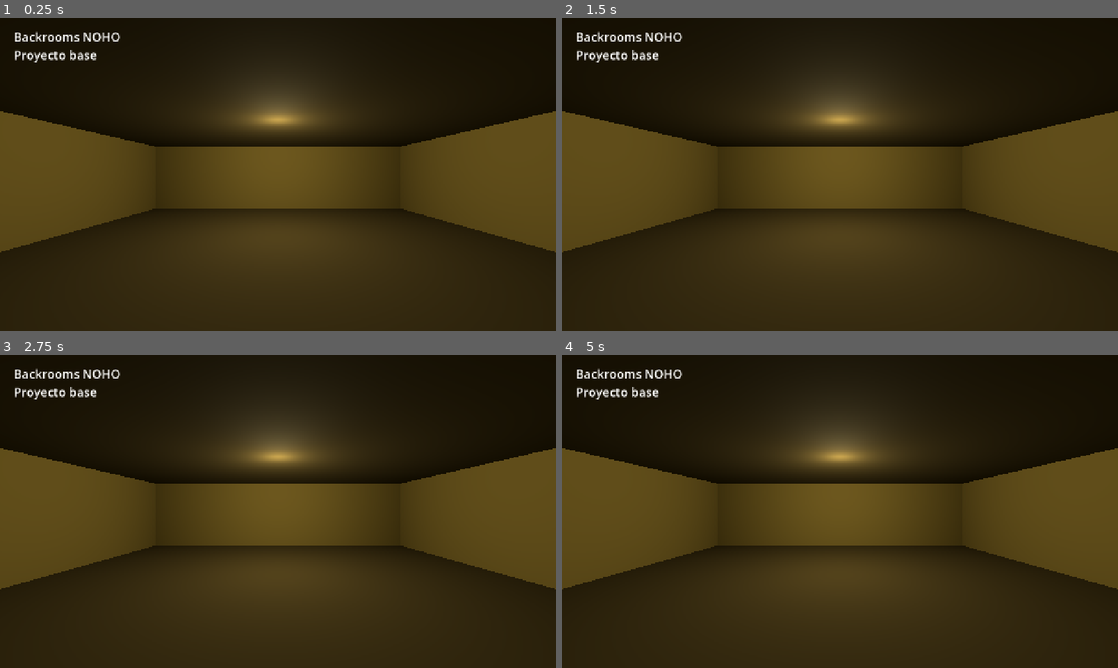
Above: before the commit, frames 1-4 (two rows, left to right).
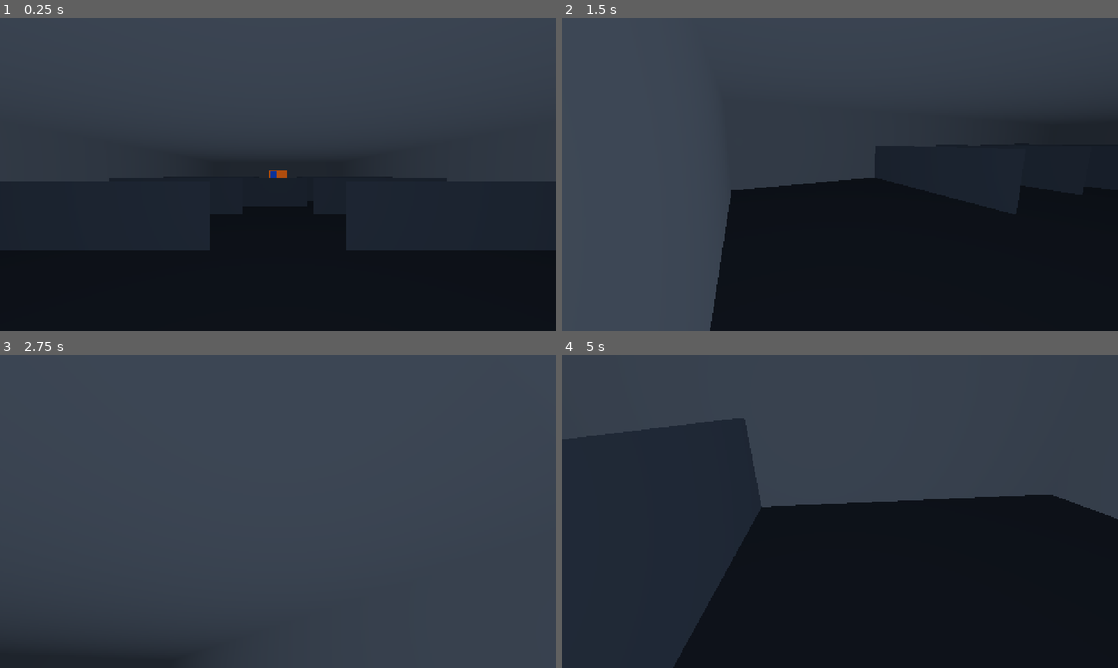
Above: after the commit, the same moments.

Repository: portacha/backrooms-noho-godot
Game: Godot game, scene res://scenes/levels/prologue.tscn
Same seed, same stepped clock (60 frames per second), same inputs: the game is played once before the commit and once after it. Before the commit the project starts from res://scenes/main.tscn.
Inputs (mouse positions are in pixels of both pictures, inside the frame that each line leads up to):
- Up to frame 1 (0.25 s): no input
- Up to frame 2 (1.5 s): tap Enter at 0.5 s; move the mouse to (962, 158) at 0.52 s; hold D (move_right, bound only after the commit) 0.53-1.28 s; hold Shift (sprint, bound only after the commit) 0.53-1.28 s; click (962, 158) at 0.67 s; move the mouse to (728, 190) at 1.27 s; hold S (move_back, bound only after the commit) from 1.28 s (still down); tap Shift (sprint, bound only after the commit) at 1.35 s; click (728, 190) at 1.42 s
- Up to frame 3 (2.75 s): move the mouse to (333, 442) at 2.02 s; release S (move_back, bound only after the commit) at 2.03 s; hold D (move_right, bound only after the commit) from 2.03 s (still down); hold Shift (sprint, bound only after the commit) from 2.03 s (still down); click (333, 442) at 2.17 s
- Up to frame 4 (5 s): tap Space at 2.75 s; move the mouse to (812, 574) at 2.77 s; release D (move_right, bound only after the commit) at 2.78 s; release Shift (sprint, bound only after the commit) at 2.78 s; hold W (move_forward, bound only after the commit) 2.78-3.53 s; tap Shift (sprint, bound only after the commit) at 2.85, 4.35 s; click (812, 574) at 2.92 s; move the mouse to (1006, 558) at 3.52 s; hold Shift (sprint, bound only after the commit) 3.53-4.28 s; hold A (move_left, bound only after the commit) from 3.53 s (still down); click (1006, 558) at 3.67 s; tap Escape (ui_cancel) at 4.15 s; move the mouse to (673, 464) at 4.27 s; click (673, 464) at 4.42 s

The runs differ from the first frame. In frame 1, 100% of the frame differs, in the area x 0-100%, y 0-100%; in frame 2, 99%; in frame 3, 100%; in frame 4, 99%.

Commit message:
Se agregan los controles iniciales

Diff:
--- a/project.godot
+++ b/project.godot
@@ -11,7 +11,7 @@
 [application]
 
 config/name="Backrooms NOHO"
-run/main_scene="res://scenes/main.tscn"
+run/main_scene="res://scenes/levels/prologue.tscn"
 config/features=PackedStringArray("4.7", "GL Compatibility")
 
 [display]
@@ -24,6 +24,50 @@
 
 import/blender/enabled=false
 
+[input]
+
+move_forward={
+"deadzone": 0.2,
+"events": [Object(InputEventKey,"resource_local_to_scene":false,"resource_name":"","device":16,"window_id":0,"alt_pressed":false,"shift_pressed":false,"ctrl_pressed":false,"meta_pressed":false,"pressed":false,"keycode":0,"physical_keycode":87,"key_label":0,"unicode":0,"location":0,"echo":false,"script":null)
+, Object(InputEventKey,"resource_local_to_scene":false,"resource_name":"","device":16,"window_id":0,"alt_pressed":false,"shift_pressed":false,"ctrl_pressed":false,"meta_pressed":false,"pressed":false,"keycode":0,"physical_keycode":4194320,"key_label":0,"unicode":0,"location":0,"echo":false,"script":null)
+]
+}
+move_back={
+"deadzone": 0.2,
+"events": [Object(InputEventKey,"resource_local_to_scene":false,"resource_name":"","device":16,"window_id":0,"alt_pressed":false,"shift_pressed":false,"ctrl_pressed":false,"meta_pressed":false,"pressed":false,"keycode":0,"physical_keycode":83,"key_label":0,"unicode":0,"location":0,"echo":false,"script":null)
+, Object(InputEventKey,"resource_local_to_scene":false,"resource_name":"","device":16,"window_id":0,"alt_pressed":false,"shift_pressed":false,"ctrl_pressed":false,"meta_pressed":false,"pressed":false,"keycode":0,"physical_keycode":4194322,"key_label":0,"unicode":0,"location":0,"echo":false,"script":null)
+]
+}
+move_left={
+"deadzone": 0.2,
+"events": [Object(InputEventKey,"resource_local_to_scene":false,"resource_name":"","device":16,"window_id":0,"alt_pressed":false,"shift_pressed":false,"ctrl_pressed":false,"meta_pressed":false,"pressed":false,"keycode":0,"physical_keycode":65,"key_label":0,"unicode":0,"location":0,"echo":false,"script":null)
+, Object(InputEventKey,"resource_local_to_scene":false,"resource_name":"","device":16,"window_id":0,"alt_pressed":false,"shift_pressed":false,"ctrl_pressed":false,"meta_pressed":false,"pressed":false,"keycode":0,"physical_keycode":4194319,"key_label":0,"unicode":0,"location":0,"echo":false,"script":null)
+]
+}
+move_right={
+"deadzone": 0.2,
+"events": [Object(InputEventKey,"resource_local_to_scene":false,"resource_name":"","device":16,"window_id":0,"alt_pressed":false,"shift_pressed":false,"ctrl_pressed":false,"meta_pressed":false,"pressed":false,"keycode":0,"physical_keycode":68,"key_label":0,"unicode":0,"location":0,"echo":false,"script":null)
+, Object(InputEventKey,"resource_local_to_scene":false,"resource_name":"","device":16,"window_id":0,"alt_pressed":false,"shift_pressed":false,"ctrl_pressed":false,"meta_pressed":false,"pressed":false,"keycode":0,"physical_keycode":4194321,"key_label":0,"unicode":0,"location":0,"echo":false,"script":null)
+]
+}
+sprint={
+"deadzone": 0.2,
+"events": [Object(InputEventKey,"resource_local_to_scene":false,"resource_name":"","device":16,"window_id":0,"alt_pressed":false,"shift_pressed":false,"ctrl_pressed":false,"meta_pressed":false,"pressed":false,"keycode":0,"physical_keycode":4194325,"key_label":0,"unicode":0,"location":0,"echo":false,"script":null)
+]
+}
+flashlight={
+"deadzone": 0.2,
+"events": [Object(InputEventKey,"resource_local_to_scene":false,"resource_name":"","device":16,"window_id":0,"alt_pressed":false,"shift_pressed":false,"ctrl_pressed":false,"meta_pressed":false,"pressed":false,"keycode":0,"physical_keycode":70,"key_label":0,"unicode":0,"location":0,"echo":false,"script":null)
+, Object(InputEventMouseButton,"resource_local_to_scene":false,"resource_name":"","device":32,"window_id":0,"alt_pressed":false,"shift_pressed":false,"ctrl_pressed":false,"meta_pressed":false,"button_mask":0,"position":Vector2(0, 0),"global_position":Vector2(0, 0),"factor":1.0,"button_index":2,"canceled":false,"pressed":false,"double_click":false,"script":null)
+]
+}
+interact={
+"deadzone": 0.2,
+"events": [Object(InputEventKey,"resource_local_to_scene":false,"resource_name":"","device":16,"window_id":0,"alt_pressed":false,"shift_pressed":false,"ctrl_pressed":false,"meta_pressed":false,"pressed":false,"keycode":0,"physical_keycode":69,"key_label":0,"unicode":0,"location":0,"echo":false,"script":null)
+, Object(InputEventMouseButton,"resource_local_to_scene":false,"resource_name":"","device":32,"window_id":0,"alt_pressed":false,"shift_pressed":false,"ctrl_pressed":false,"meta_pressed":false,"button_mask":0,"position":Vector2(0, 0),"global_position":Vector2(0, 0),"factor":1.0,"button_index":1,"canceled":false,"pressed":false,"double_click":false,"script":null)
+]
+}
+
 [rendering]
 
 renderer/rendering_method="gl_compatibility"
--- /dev/null
+++ b/scenes/levels/prologue.tscn
@@ -0,0 +1,271 @@
+[gd_scene load_steps=11 format=3]
+
+[ext_resource type="PackedScene" path="res://scenes/player/player.tscn" id="1_player"]
+[ext_resource type="AudioStream" path="res://assets/audio/ambient/office_hum_loop.ogg" id="2_hum"]
+
+[sub_resource type="Environment" id="Env"]
+background_mode = 1
+background_color = Color(0.02, 0.025, 0.03, 1)
+ambient_light_source = 2
+ambient_light_color = Color(0.55, 0.62, 0.72, 1)
+ambient_light_energy = 0.55
+fog_enabled = true
+fog_light_color = Color(0.03, 0.04, 0.05, 1)
+fog_density = 0.06
+
+[sub_resource type="StandardMaterial3D" id="MatFloor"]
+albedo_color = Color(0.2, 0.21, 0.23, 1)
+roughness = 1.0
+
+[sub_resource type="StandardMaterial3D" id="MatWall"]
+albedo_color = Color(0.62, 0.63, 0.64, 1)
+roughness = 1.0
+
+[sub_resource type="StandardMaterial3D" id="MatPartition"]
+albedo_color = Color(0.36, 0.39, 0.43, 1)
+roughness = 1.0
+
+[sub_resource type="StandardMaterial3D" id="MatDesk"]
+albedo_color = Color(0.5, 0.47, 0.42, 1)
+roughness = 0.9
+
+[sub_resource type="StandardMaterial3D" id="MatMonitor"]
+albedo_color = Color(0.05, 0.06, 0.08, 1)
+emission_enabled = true
+emission = Color(0.6, 0.78, 1, 1)
+emission_energy_multiplier = 2.0
+
+[sub_resource type="StandardMaterial3D" id="MatPainting"]
+albedo_color = Color(1, 0.45, 0.05, 1)
+emission_enabled = true
+emission = Color(1, 0.45, 0.05, 1)
+emission_energy_multiplier = 1.5
+
+[sub_resource type="StandardMaterial3D" id="MatPaintingBlue"]
+albedo_color = Color(0.05, 0.3, 0.85, 1)
+emission_enabled = true
+emission = Color(0.05, 0.3, 0.85, 1)
+emission_energy_multiplier = 1.5
+
+[node name="Prologue" type="Node3D"]
+
+[node name="WorldEnvironment" type="WorldEnvironment" parent="."]
+environment = SubResource("Env")
+
+[node name="Ambience" type="AudioStreamPlayer" parent="."]
+stream = ExtResource("2_hum")
+volume_db = -8.0
+autoplay = true
+
+[node name="Player" parent="." instance=ExtResource("1_player")]
+position = Vector3(0, 0, 10.5)
+sprint_enabled = false
+
+[node name="Office" type="Node3D" parent="."]
+
+[node name="Floor" type="CSGBox3D" parent="Office"]
+position = Vector3(0, -0.1, 0)
+use_collision = true
+size = Vector3(14, 0.2, 24)
+material = SubResource("MatFloor")
+
+[node name="Ceiling" type="CSGBox3D" parent="Office"]
+position = Vector3(0, 3.1, 0)
+use_collision = true
+size = Vector3(14, 0.2, 24)
+material = SubResource("MatWall")
+
+[node name="WallWest" type="CSGBox3D" parent="Office"]
+position = Vector3(-7.1, 1.5, 0)
+use_collision = true
+size = Vector3(0.2, 3, 24)
+material = SubResource("MatWall")
+
+[node name="WallEast" type="CSGBox3D" parent="Office"]
+position = Vector3(7.1, 1.5, 0)
+use_collision = true
+size = Vector3(0.2, 3, 24)
+material = SubResource("MatWall")
+
+[node name="WallSouth" type="CSGBox3D" parent="Office"]
+position = Vector3(0, 1.5, 12.1)
+use_collision = true
+size = Vector3(14.4, 3, 0.2)
+material = SubResource("MatWall")
+
+[node name="WallNorthLeft" type="CSGBox3D" parent="Office"]
+position = Vector3(-4.1, 1.5, -12.1)
+use_collision = true
+size = Vector3(6.2, 3, 0.2)
+material = SubResource("MatWall")
+
+[node name="WallNorthRight" type="CSGBox3D" parent="Office"]
+position = Vector3(4.1, 1.5, -12.1)
+use_collision = true
+size = Vector3(6.2, 3, 0.2)
+material = SubResource("MatWall")
+
+[node name="DoorLintel" type="CSGBox3D" parent="Office"]
+position = Vector3(0, 2.6, -12.1)
+use_collision = true
+size = Vector3(2, 0.8, 0.2)
+material = SubResource("MatWall")
+
+[node name="Cubicles" type="Node3D" parent="."]
+
+[node name="PartitionL1" type="CSGBox3D" parent="Cubicles"]
+position = Vector3(-4.25, 0.75, 6)
+use_collision = true
+size = Vector3(5.5, 1.5, 0.1)
+material = SubResource("MatPartition")
+
+[node name="PartitionL2" type="CSGBox3D" parent="Cubicles"]
+position = Vector3(-4.25, 0.75, 2)
+use_collision = true
+size = Vector3(5.5, 1.5, 0.1)
+material = SubResource("MatPartition")
+
+[node name="PartitionL3" type="CSGBox3D" parent="Cubicles"]
+position = Vector3(-4.25, 0.75, -2)
+use_collision = true
+size = Vector3(5.5, 1.5, 0.1)
+material = SubResource("MatPartition")
+
+[node name="PartitionL4" type="CSGBox3D" parent="Cubicles"]
+position = Vector3(-4.25, 0.75, -6)
+use_collision = true
+size = Vector3(5.5, 1.5, 0.1)
+material = SubResource("MatPartition")
+
+[node name="PartitionR1" type="CSGBox3D" parent="Cubicles"]
+position = Vector3(4.25, 0.75, 6)
+use_collision = true
+size = Vector3(5.5, 1.5, 0.1)
+material = SubResource("MatPartition")
+
+[node name="PartitionR2" type="CSGBox3D" parent="Cubicles"]
+position = Vector3(4.25, 0.75, 2)
+use_collision = true
+size = Vector3(5.5, 1.5, 0.1)
+material = SubResource("MatPartition")
+
+[node name="PartitionR3" type="CSGBox3D" parent="Cubicles"]
+position = Vector3(4.25, 0.75, -2)
+use_collision = true
+size = Vector3(5.5, 1.5, 0.1)
+material = SubResource("MatPartition")
+
+[node name="PartitionR4" type="CSGBox3D" parent="Cubicles"]
+position = Vector3(4.25, 0.75, -6)
+use_collision = true
+size = Vector3(5.5, 1.5, 0.1)
+material = SubResource("MatPartition")
+
+[node name="AisleBlocker" type="CSGBox3D" parent="Cubicles"]
+position = Vector3(-1.55, 0.75, 0)
+use_collision = true
+size = Vector3(6.1, 1.5, 0.1)
+material = SubResource("MatPartition")
+
+[node name="DeskL1" type="CSGBox3D" parent="Cubicles"]
+position = Vector3(-6.4, 0.375, 4)
+use_collision = true
+size = Vector3(0.8, 0.75, 1.8)
+material = SubResource("MatDesk")
+
+[node name="MonitorL1" type="CSGBox3D" parent="Cubicles"]
+position = Vector3(-6.6, 1, 4)
+size = Vector3(0.05, 0.36, 0.6)
+material = SubResource("MatMonitor")
+
+[node name="DeskL3" type="CSGBox3D" parent="Cubicles"]
+position = Vector3(-6.4, 0.375, -4)
+use_collision = true
+size = Vector3(0.8, 0.75, 1.8)
+material = SubResource("MatDesk")
+
+[node name="MonitorL3" type="CSGBox3D" parent="Cubicles"]
+position = Vector3(-6.6, 1, -4)
+size = Vector3(0.05, 0.36, 0.6)
+material = SubResource("MatMonitor")
+
+[node name="DeskR1" type="CSGBox3D" parent="Cubicles"]
+position = Vector3(6.4, 0.375, 4)
+use_collision = true
+size = Vector3(0.8, 0.75, 1.8)
+material = SubResource("MatDesk")
+
+[node name="MonitorR1" type="CSGBox3D" parent="Cubicles"]
+position = Vector3(6.6, 1, 4)
+size = Vector3(0.05, 0.36, 0.6)
+material = SubResource("MatMonitor")
+
+[node name="DeskR2" type="CSGBox3D" parent="Cubicles"]
+position = Vector3(6.4, 0.375, 0)
+use_collision = true
+size = Vector3(0.8, 0.75, 1.8)
+material = SubResource("MatDesk")
+
+[node name="MonitorR2" type="CSGBox3D" parent="Cubicles"]
+position = Vector3(6.6, 1, 0)
+size = Vector3(0.05, 0.36, 0.6)
+material = SubResource("MatMonitor")
+
+[node name="DeskR3" type="CSGBox3D" parent="Cubicles"]
+position = Vector3(6.4, 0.375, -4)
+use_collision = true
+size = Vector3(0.8, 0.75, 1.8)
+material = SubResource("MatDesk")
+
+[node name="MonitorR3" type="CSGBox3D" parent="Cubicles"]
+position = Vector3(6.6, 1, -4)
+size = Vector3(0.05, 0.36, 0.6)
+material = SubResource("MatMonitor")
+
+[node name="Boardroom" type="Node3D" parent="."]
+
+[node name="Floor" type="CSGBox3D" parent="Boardroom"]
+position = Vector3(0, -0.1, -16.2)
+use_collision = true
+size = Vector3(8, 0.2, 8)
+material = SubResource("MatFloor")
+
+[node name="Ceiling" type="CSGBox3D" parent="Boardroom"]
+position = Vector3(0, 3.1, -16.2)
+use_collision = true
+size = Vector3(8, 0.2, 8)
+material = SubResource("MatWall")
+
+[node name="WallWest" type="CSGBox3D" parent="Boardroom"]
+position = Vector3(-4.1, 1.5, -16.2)
+use_collision = true
+size = Vector3(0.2, 3, 8)
+material = SubResource("MatWall")
+
+[node name="WallEast" type="CSGBox3D" parent="Boardroom"]
+position = Vector3(4.1, 1.5, -16.2)
+use_collision = true
+size = Vector3(0.2, 3, 8)
+material = SubResource("MatWall")
+
+[node name="WallNorth" type="CSGBox3D" parent="Boardroom"]
+position = Vector3(0, 1.5, -20.3)
+use_collision = true
+size = Vector3(8.4, 3, 0.2)
+material = SubResource("MatWall")
+
+[node name="Table" type="CSGBox3D" parent="Boardroom"]
+position = Vector3(0, 0.375, -15.5)
+use_collision = true
+size = Vector3(1.4, 0.75, 3.6)
+material = SubResource("MatDesk")
+
+[node name="Painting" type="CSGBox3D" parent="Boardroom"]
+position = Vector3(0, 1.6, -20.15)
+size = Vector3(3.2, 1.9, 0.06)
+material = SubResource("MatPainting")
+
+[node name="PaintingAccent" type="CSGBox3D" parent="Boardroom"]
+position = Vector3(-0.7, 1.6, -20.1)
+size = Vector3(1, 1.2, 0.04)
+material = SubResource("MatPaintingBlue")
--- /dev/null
+++ b/scenes/player/player.tscn
@@ -0,0 +1,37 @@
+[gd_scene load_steps=10 format=3]
+
+[ext_resource type="Script" path="res://scripts/player/player.gd" id="1_script"]
+[ext_resource type="AudioStream" path="res://assets/audio/sfx/footstep_shoe_01.wav" id="2_step"]
+[ext_resource type="AudioStream" path="res://assets/audio/sfx/footstep_shoe_02.wav" id="3_step"]
+[ext_resource type="AudioStream" path="res://assets/audio/sfx/footstep_shoe_03.wav" id="4_step"]
+[ext_resource type="AudioStream" path="res://assets/audio/sfx/footstep_shoe_04.wav" id="5_step"]
+[ext_resource type="AudioStream" path="res://assets/audio/sfx/footstep_shoe_05.wav" id="6_step"]
+[ext_resource type="AudioStream" path="res://assets/audio/sfx/footstep_shoe_06.wav" id="7_step"]
+[ext_resource type="AudioStream" path="res://assets/audio/sfx/breath_heavy_loop.ogg" id="8_breath"]
+
+[sub_resource type="CapsuleShape3D" id="Capsule"]
+radius = 0.35
+height = 1.8
+
+[node name="Player" type="CharacterBody3D"]
+script = ExtResource("1_script")
+footstep_sounds = Array[AudioStream]([ExtResource("2_step"), ExtResource("3_step"), ExtResource("4_step"), ExtResource("5_step"), ExtResource("6_step"), ExtResource("7_step")])
+
+[node name="CollisionShape3D" type="CollisionShape3D" parent="."]
+position = Vector3(0, 0.9, 0)
+shape = SubResource("Capsule")
+
+[node name="Head" type="Node3D" parent="."]
+position = Vector3(0, 1.65, 0)
+
+[node name="Camera3D" type="Camera3D" parent="Head"]
+current = true
+fov = 75.0
+near = 0.05
+far = 60.0
+
+[node name="FootstepPlayer" type="AudioStreamPlayer" parent="."]
+
+[node name="BreathPlayer" type="AudioStreamPlayer" parent="."]
+stream = ExtResource("8_breath")
+volume_db = -60.0
--- /dev/null
+++ b/scripts/player/player.gd
@@ -0,0 +1,224 @@
+class_name Player
+extends CharacterBody3D
+## Jugador en primera persona: caminar, correr (resistencia invisible) y mirar.
+## Valores por defecto = perfil Intermedio (docs/12 §3.1). Feel de cámara: docs/13 §3.1 y §4.
+
+## Emitida en cada paso; el radio audible alimenta el sistema de estímulos (docs/12 §3.3).
+signal footstep(noise_radius: float)
+signal hyperventilation_changed(active: bool)
+
+const MOBILE_FOV: float = 70.0
+const DESKTOP_FOV: float = 75.0
+const PITCH_LIMIT: float = deg_to_rad(85.0)
+const SETTLE_TIME: float = 0.2
+const BREATH_SILENT_DB: float = -60.0
+
+@export_group("Movimiento")
+@export var walk_speed: float = 2.2
+@export var sprint_speed: float = 4.2
+@export var acceleration: float = 12.0
+@export var deceleration: float = 16.0
+## El prólogo se juega sin sprint (docs/12 §8.0).
+@export var sprint_enabled: bool = true
+
+@export_group("Resistencia")
+@export var max_stamina: float = 100.0
+@export var sprint_drain: float = 20.0
+@export var regen_idle: float = 12.0
+@export var regen_walking: float = 6.0
+@export var hyperventilation_threshold: float = 20.0
+@export var hyperventilation_linger: float = 5.0
+## Perfil Fácil: sin consumo y sin cues de respiración.
+@export var infinite_stamina: bool = false
+
+@export_group("Ruido")
+@export var walk_noise_radius: float = 5.0
+@export var sprint_noise_radius: float = 14.0
+@export var hyperventilation_noise_factor: float = 1.5
+
+@export_group("Cámara y confort")
+@export_range(0.05, 1.0, 0.01) var mouse_sensitivity: float = 0.25
+@export var invert_y: bool = false
+## Elimina head-bob, roll y oscilaciones (docs/13 §4).
+@export var reduced_camera_motion: bool = false
+@export var head_bob_enabled: bool = true
+## Fracción de la altura de cámara.
+@export var bob_amplitude: float = 0.015
+@export var sprint_roll_degrees: float = 1.5
+## Metros recorridos por paso.
+@export var walk_stride: float = 0.75
+@export var sprint_stride: float = 1.1
+
+@export_group("Audio")
+@export var footstep_sounds: Array[AudioStream] = []
+@export var breath_max_db: float = -6.0
+
+var stamina: float = 100.0
+var is_sprinting: bool = false
+var is_hyperventilating: bool = false
+
+var _pitch: float = 0.0
+var _stride_phase: float = 0.0
+var _motion_weight: float = 0.0
+var _sprint_weight: float = 0.0
+var _linger_left: float = 0.0
+var _last_step_index: int = -1
+var _head_height: float = 0.0
+var _has_move_input: bool = false
+
+@onready var _head: Node3D = $Head
+@onready var _camera: Camera3D = $Head/Camera3D
+@onready var _footstep_player: AudioStreamPlayer = $FootstepPlayer
+@onready var _breath_player: AudioStreamPlayer = $BreathPlayer
+
+
+func _ready() -> void:
+	stamina = max_stamina
+	_head_height = _head.position.y
+	_camera.fov = MOBILE_FOV if _is_touch_device() else DESKTOP_FOV
+	_breath_player.volume_db = BREATH_SILENT_DB
+	Input.set_mouse_mode(Input.MOUSE_MODE_CAPTURED)
+
+
+func _unhandled_input(event: InputEvent) -> void:
+	var captured: bool = Input.get_mouse_mode() == Input.MOUSE_MODE_CAPTURED
+	if event is InputEventMouseMotion and captured:
+		_look((event as InputEventMouseMotion).relative)
+	elif event.is_action_pressed("ui_cancel"):
+		Input.set_mouse_mode(Input.MOUSE_MODE_VISIBLE)
+	elif event is InputEventMouseButton and event.is_pressed() and not captured:
+		# En Web el navegador solo concede el bloqueo del puntero tras un clic.
+		Input.set_mouse_mode(Input.MOUSE_MODE_CAPTURED)
+		get_viewport().set_input_as_handled()
+
+
+func _physics_process(delta: float) -> void:
+	var input: Vector2 = Input.get_vector("move_left", "move_right", "move_forward", "move_back")
+	var direction: Vector3 = (global_basis * Vector3(input.x, 0.0, input.y)).normalized()
+	var moving: bool = not direction.is_zero_approx()
+	_has_move_input = moving
+
+	_update_sprint(moving)
+	_update_stamina(moving, delta)
+
+	var speed: float = sprint_speed if is_sprinting else walk_speed
+	var target: Vector3 = direction * speed * minf(input.length(), 1.0)
+	var rate: float = acceleration if moving else deceleration
+	var horizontal: Vector3 = Vector3(velocity.x, 0.0, velocity.z).move_toward(target, rate * delta)
+	velocity.x = horizontal.x
+	velocity.z = horizontal.z
+	if not is_on_floor():
+		velocity += get_gravity() * delta
+	move_and_slide()
+
+	_update_steps(delta)
+	_update_camera(delta)
+	_update_breath(delta)
+
+
+func _look(relative: Vector2) -> void:
+	var radians_per_pixel: float = deg_to_rad(mouse_sensitivity)
+	rotate_y(-relative.x * radians_per_pixel)
+	var pitch_sign: float = 1.0 if invert_y else -1.0
+	_pitch = clampf(_pitch + relative.y * radians_per_pixel * pitch_sign, -PITCH_LIMIT, PITCH_LIMIT)
+	_head.rotation.x = _pitch
+
+
+func _update_sprint(moving: bool) -> void:
+	var wants_sprint: bool = sprint_enabled and moving and is_on_floor() and Input.is_action_pressed("sprint")
+	if is_sprinting:
+		is_sprinting = wants_sprint and stamina > 0.0
+	else:
+		# Tras agotarse hay que soltar y volver a pulsar: correr es un esfuerzo, no un dash.
+		is_sprinting = wants_sprint and stamina > 0.0 and Input.is_action_just_pressed("sprint")
+
+
+func _update_stamina(moving: bool, delta: float) -> void:
+	if infinite_stamina:
+		stamina = max_stamina
+		_set_hyperventilating(false)
+		return
+
+	if is_sprinting:
+		stamina = maxf(stamina - sprint_drain * delta, 0.0)
+	else:
+		var regen: float = regen_walking if moving else regen_idle
+		stamina = minf(stamina + regen * delta, max_stamina)
+
+	if stamina < hyperventilation_threshold:
+		_linger_left = hyperventilation_linger
+		_set_hyperventilating(true)
+	elif is_hyperventilating and not is_sprinting:
+		_linger_left -= delta
+		if _linger_left <= 0.0:
+			_set_hyperventilating(false)
+
+
+func _set_hyperventilating(active: bool) -> void:
+	if is_hyperventilating == active:
+		return
+	is_hyperventilating = active
+	hyperventilation_changed.emit(active)
+
+
+func _update_steps(delta: float) -> void:
+	var ground_speed: float = Vector3(velocity.x, 0.0, velocity.z).length()
+	# Sin intención de moverse la fase se congela: la cámara se asienta sin oscilar.
+	if not _has_move_input or not is_on_floor() or ground_speed < 0.3:
+		return
+	var stride: float = sprint_stride if is_sprinting else walk_stride
+	_stride_phase += ground_speed * delta / stride
+	if _stride_phase >= 1.0:
+		_stride_phase = fmod(_stride_phase, 1.0)
+		_play_footstep()
+
+
+func _play_footstep() -> void:
+	var radius: float = sprint_noise_radius if is_sprinting else walk_noise_radius
+	if is_hyperventilating:
+		radius *= hyperventilation_noise_factor
+	footstep.emit(radius)
+
+	if footstep_sounds.is_empty():
+		return
+	var index: int = randi() % footstep_sounds.size()
+	if index == _last_step_index:
+		index = (index + 1) % footstep_sounds.size()
+	_last_step_index = index
+	# Sin variación de pitch: en Web (modo Sample) todo va pre-renderizado (docs/13 §9).
+	_footstep_player.stream = footstep_sounds[index]
+	_footstep_player.volume_db = randf_range(-3.0, 0.0) + (2.0 if is_sprinting else 0.0)
+	_footstep_player.play()
+
+
+func _update_camera(delta: float) -> void:
+	var ground_speed: float = Vector3(velocity.x, 0.0, velocity.z).length()
+	var moving: bool = _has_move_input and is_on_floor() and ground_speed > 0.3
+	var settle: float = delta / SETTLE_TIME
+	_motion_weight = move_toward(_motion_weight, 1.0 if moving else 0.0, settle)
+	_sprint_weight = move_toward(_sprint_weight, 1.0 if is_sprinting else 0.0, settle)
+
+	var bob_active: bool = head_bob_enabled and not reduced_camera_motion
+	var wave: float = sin(_stride_phase * TAU)
+	var bob: float = wave * _head_height * bob_amplitude * _motion_weight if bob_active else 0.0
+	var roll: float = 0.0
+	if not reduced_camera_motion:
+		# Un balanceo completo cada dos pasos (izquierda / derecha).
+		roll = sin(_stride_phase * PI) * deg_to_rad(sprint_roll_degrees) * _sprint_weight * _motion_weight
+	_head.position.y = _head_height + bob
+	_camera.rotation.z = roll
+
+
+func _update_breath(delta: float) -> void:
+	var target_db: float = breath_max_db if is_hyperventilating else BREATH_SILENT_DB
+	var fade_speed: float = 60.0 if is_hyperventilating else 20.0
+	_breath_player.volume_db = move_toward(_breath_player.volume_db, target_db, fade_speed * delta)
+	var audible: bool = _breath_player.volume_db > BREATH_SILENT_DB + 0.5
+	if audible and not _breath_player.playing:
+		_breath_player.play()
+	elif not audible and _breath_player.playing:
+		_breath_player.stop()
+
+
+func _is_touch_device() -> bool:
+	return OS.has_feature("mobile") or OS.has_feature("web_android") or OS.has_feature("web_ios")
Binary file added: Portada.png
Not shown, added: Portada.png.import
Not shown, added: assets/audio/ambient/office_hum_loop.ogg.import
Not shown, added: assets/audio/sfx/breath_heavy_loop.ogg.import
Not shown, added: assets/audio/sfx/footstep_shoe_01.wav.import
Not shown, added: assets/audio/sfx/footstep_shoe_02.wav.import
Not shown, added: assets/audio/sfx/footstep_shoe_03.wav.import
Not shown, added: assets/audio/sfx/footstep_shoe_04.wav.import
Not shown, added: assets/audio/sfx/footstep_shoe_05.wav.import
Not shown, added: assets/audio/sfx/footstep_shoe_06.wav.import
Not shown, added: scripts/player/player.gd.uid
Not shown, added: assets/CREDITS.md
(and 8 more such lines)
